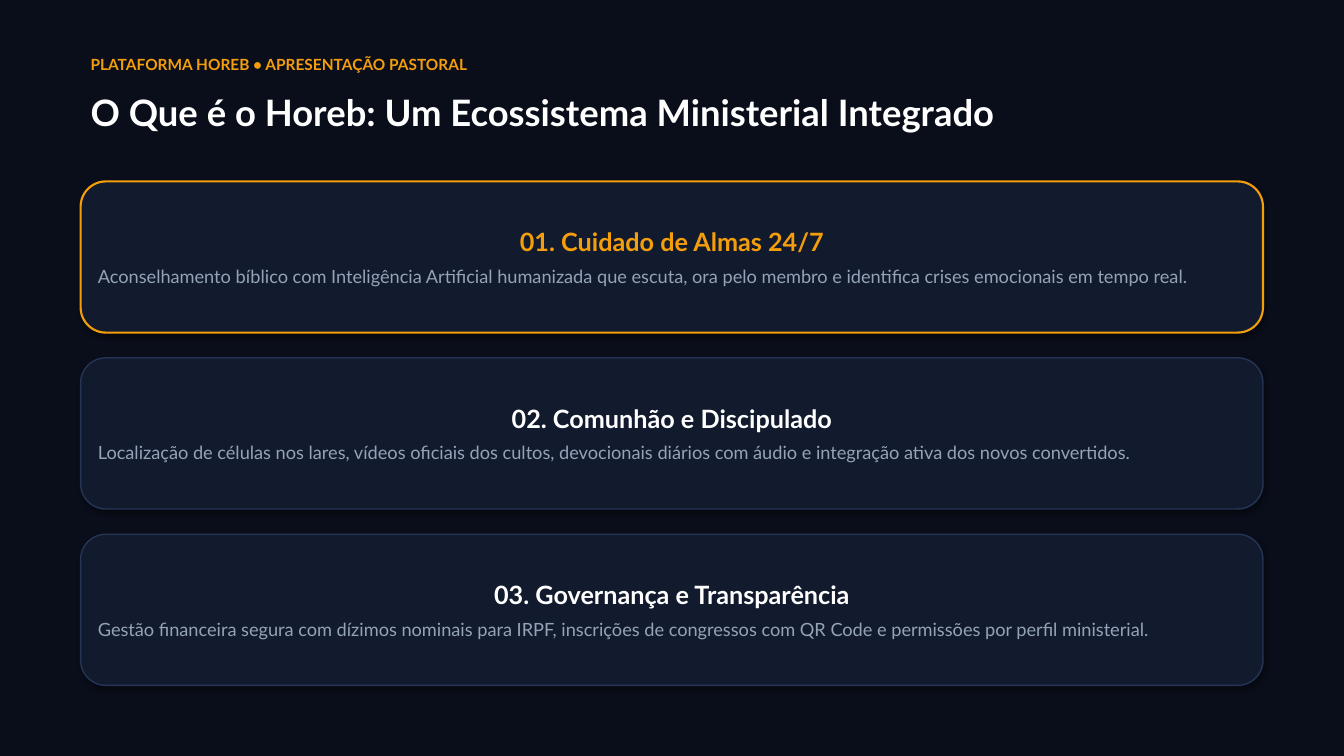
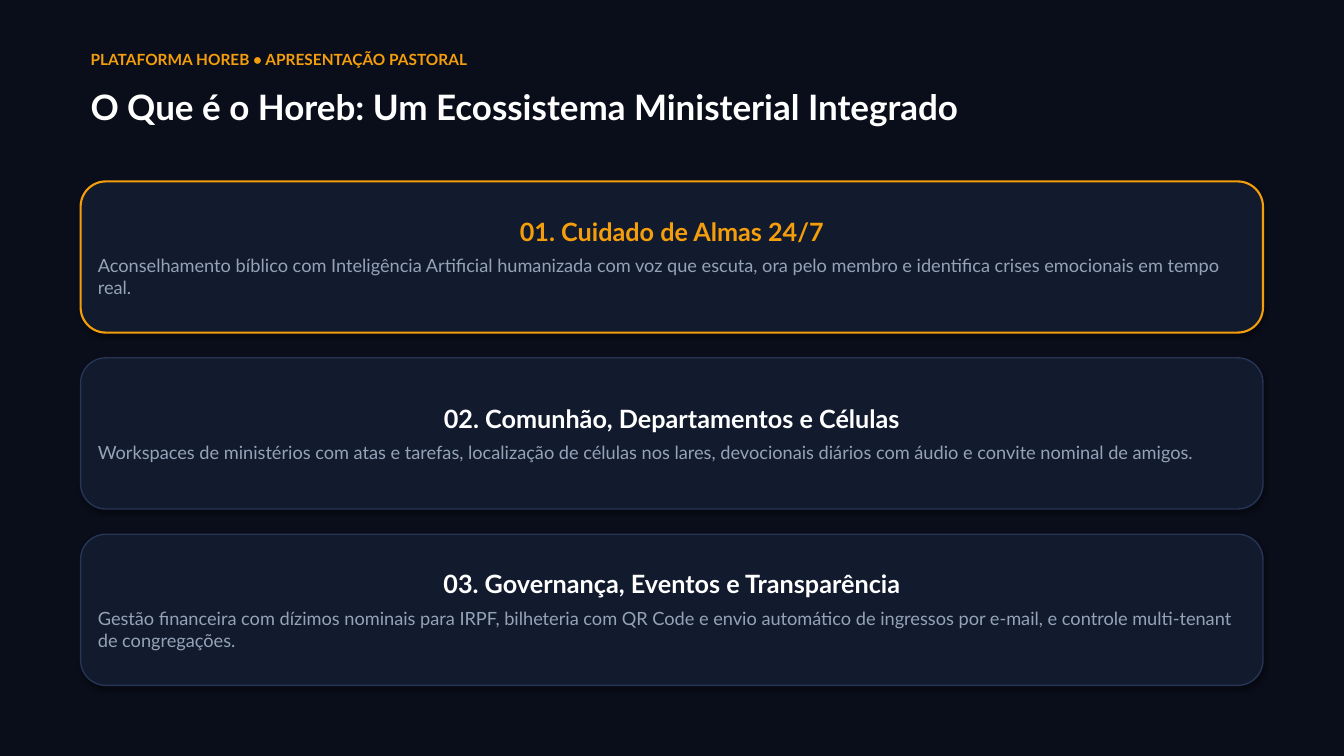
Before and after one commit to lynxemssistema-blip/horeb, a slide deck: slide 3 of Apresentacao_Horeb_Pastores.pptx. Drawn at 1344x756 pixels with LibreOffice and Linux fonts; fonts in the diff are those of the drawing. Boxes give left, top, right and bottom in pixels: in the first picture for what was removed or moved away, otherwise in the second. Text is boxed around its words. In the diff, an @@ line names an element or a change of style, - is before the commit and + after.

Commit message:
feat: atualizar apresentacao PowerPoint, novo fluxo de convidar amigo e envio de ingressos com QR Code por email

```diff
--- a/Apresentacao_Horeb_Pastores.pptx
+++ b/Apresentacao_Horeb_Pastores.pptx
@@ text "PLATAFORMA HOREB • APRESENTAÇÃO PASTORAL" moved from (x1=91, y1=57, x2=467, y2=73) to (x1=91, y1=52, x2=467, y2=68) @@
@@ text "O Que é o Horeb: ..." at (x1=91, y1=94, x2=958, y2=127): size 26 to 25 pt @@
@@ text in rounded rectangle at (x1=98, y1=258, x2=1219, y2=294): text changed @@
-Aconselhamento bíblico com Inteligência Artificial humanizada que escuta, ora pelo membro e identifica crises emocionais em tempo real.
+Aconselhamento bíblico com Inteligência Artificial humanizada com voz que escuta, ora pelo membro e identifica crises emocionais em tempo real.
@@ text in rounded rectangle at (x1=98, y1=409, x2=1193, y2=463): text changed @@
-02. Comunhão e Discipulado
-Localização de células nos lares, vídeos oficiais dos cultos, devocionais diários com áudio e integração ativa dos novos convertidos.
+02. Comunhão, Departamentos e Células
+Workspaces de ministérios com atas e tarefas, localização de células nos lares, devocionais diários com áudio e convite nominal de amigos.
@@ text in rounded rectangle at (x1=98, y1=574, x2=1231, y2=651): text changed @@
-03. Governança e Transparência
-Gestão financeira segura com dízimos nominais para IRPF, inscrições de congressos com QR Code e permissões por perfil ministerial.
+03. Governança, Eventos e Transparência
+Gestão financeira com dízimos nominais para IRPF, bilheteria com QR Code e envio automático de ingressos por e-mail, e controle multi-tenant de congregações.
```
Also in this commit, not shown: 9 other slides changed, 2 slides added, 15 other files.
